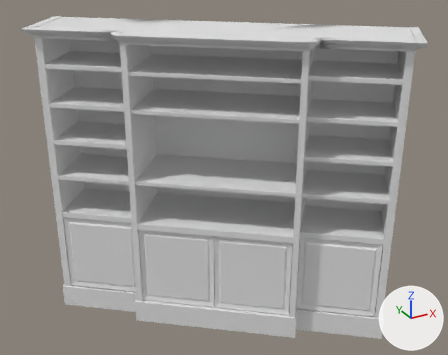
Renders of the OBJ model scenes/final_scene_real/meshes/background/bookshelf/bookshelf.obj from each side of a commit.
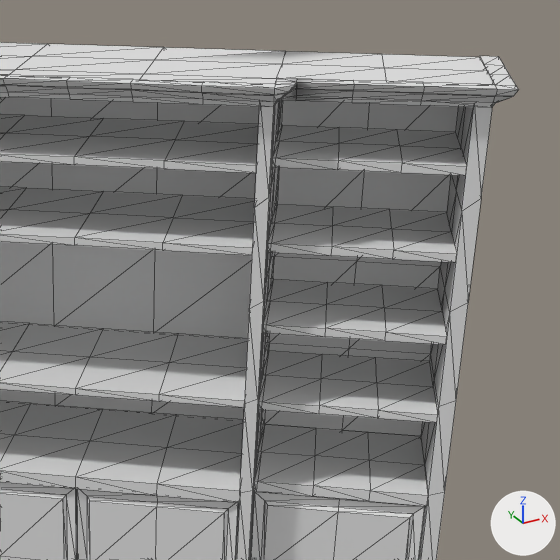
There are two pictures of each version: one whole from a 50 mm camera at (-0.74, -2.696, 2.185) aimed at (0.861, 0.216, 0.729), one close up on the part from 40% to 100% of the width and 0% to 76% of the height. The lights are fixed; the arrows at lower right show +X, +Y and +Z. The first two pictures are the older version. The close-ups show mesh edges as thin lines. Where no turn or scale is listed for an object, it has been applied to the vertices. Vertices at exactly the same position are counted once.

Names of what the first close-up shows: 'shkaff_obj_1_SHKAFF_MAT_0'.
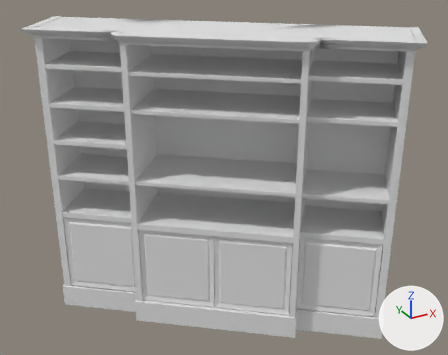
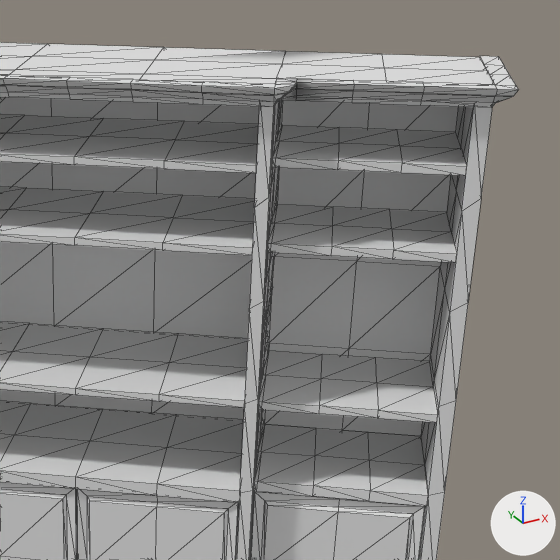
Where the change shows, as pixel boxes (x1, y1, x2, y2) in the close-ups (560 x 560 px):
part 1 of me_shkaff_obj_1_shkaff_mat_0, cut back
    before: (263, 279, 447, 345)

Diff of the bpy script that builds the scene:
```diff
--- a/scenes/final_scene_real/meshes/background/bookshelf/bookshelf.obj.py
+++ b/scenes/final_scene_real/meshes/background/bookshelf/bookshelf.obj.py
@@ me_shkaff_obj_1_shkaff_mat_0 @@
 # used by ob_shkaff_obj_1_shkaff_mat_0; location = (0.0, 0.0, 0.0)
-me_shkaff_obj_1_shkaff_mat_0.from_pydata(...)  # 1008 vertices, 1684 faces; spans x -0.09..1.78, y -0.59..1.03, z -0.15..1.59
+me_shkaff_obj_1_shkaff_mat_0.from_pydata(...)  # 993 vertices, 1653 faces, 5 loose edges; spans x -0.09..1.78, y -0.59..1.03, z -0.15..1.59
+# me_shkaff_obj_1_shkaff_mat_0 part 1
+# 15 vertices are removed from x 1.12..1.69, y -0.4..0.06, z 0.94..0.96
+# 31 faces are deleted
+# 5 loose edges are added
```
